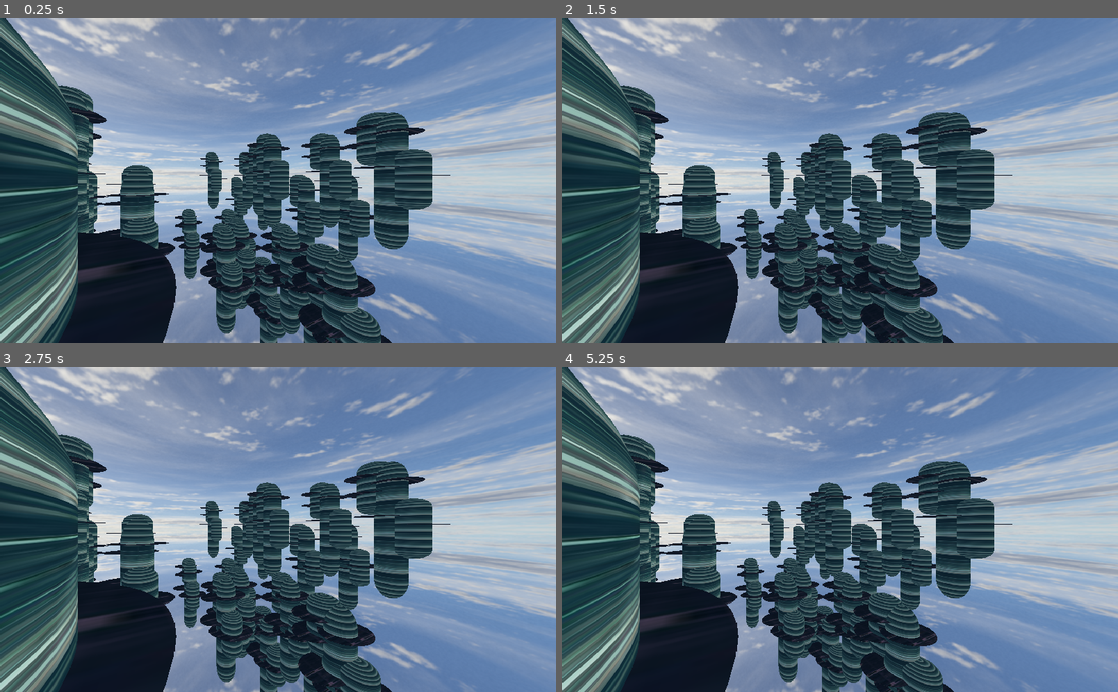
Above: before the commit, frames 1-4 (two rows, left to right).
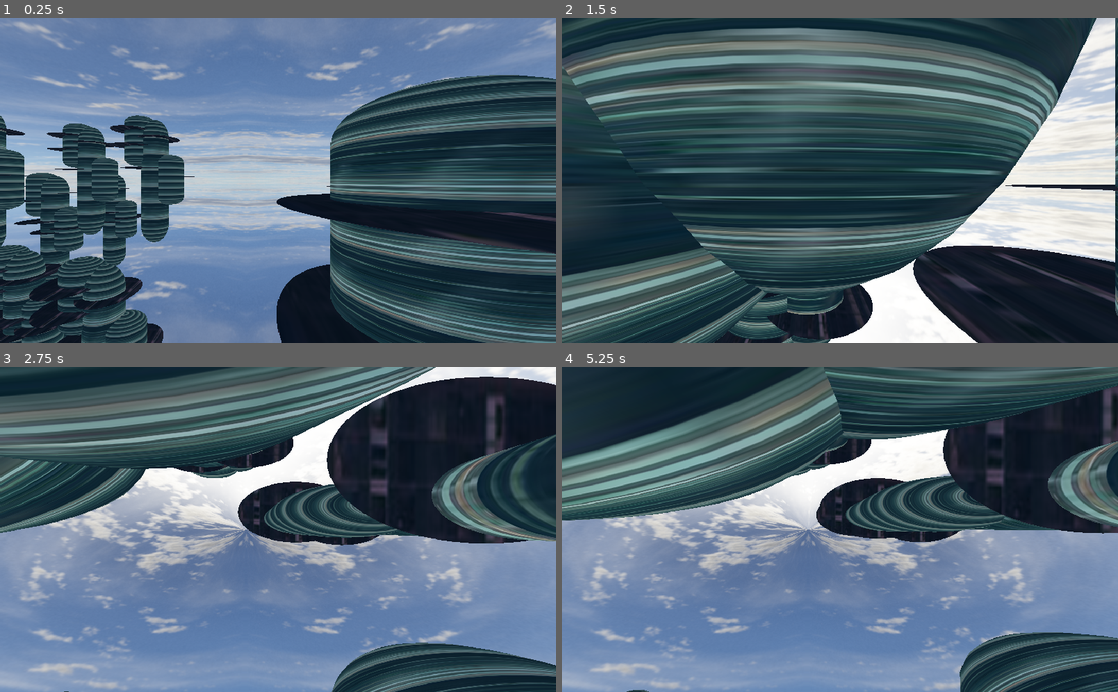
Above: after the commit, the same moments.

Repository: drsounds/FirstPersonVRPlayer
Game: Godot game, scene res://assets/FirstPersonVRPlayer_Example/scenes/VR/VR.tscn
The game is run twice, just before and just after one commit, with the same random seed, the same clock (stepped at 60 frames per second) and the same inputs.
Inputs (mouse positions are in pixels of both pictures, inside the frame that each line leads up to):
- Up to frame 1 (0.25 s): no input
- Up to frame 2 (1.5 s): tap Enter at 0.5 s; move the mouse to (962, 164) at 0.52 s; hold D (right, bound only after the commit) 0.53-1.28 s; hold Tab (standing, bound only after the commit) 0.53-1.28 s; move the mouse to (728, 196) at 1.27 s; hold S (backward, bound only after the commit) from 1.28 s (still down); tap Tab (standing, bound only after the commit) at 1.35 s
- Up to frame 3 (2.75 s): move the mouse to (333, 458) at 2.02 s; release S (backward, bound only after the commit) at 2.03 s; hold D (right, bound only after the commit) from 2.03 s (still down); hold Tab (standing, bound only after the commit) from 2.03 s (still down)
- Up to frame 4 (5.25 s): move the mouse to (812, 594) at 2.77 s; release D (right, bound only after the commit) at 2.78 s; release Tab (standing, bound only after the commit) at 2.78 s; hold W (forward, bound only after the commit) 2.78-3.53 s; tap Tab (standing, bound only after the commit) at 2.85, 4.35 s; move the mouse to (1006, 578) at 3.52 s; hold Tab (standing, bound only after the commit) 3.53-4.28 s; hold A (left, bound only after the commit) 3.53-5.03 s; move the mouse to (673, 480) at 4.27 s; move the mouse to (867, 529) at 5.02 s; hold S (backward, bound only after the commit) from 5.03 s (still down); hold Tab (standing, bound only after the commit) from 5.03 s (still down)

The runs differ from the first frame. In frame 1, 70% of the frame differs, in the area x 0-100%, y 0-100%; in frame 2, 83%; in frame 3, 87%; in frame 4, 89%.

Commit message:
Fixed some movement issues

Diff:
--- a/assets/FirstPersonVRPlayer/ARVROrigin.gd
+++ b/assets/FirstPersonVRPlayer/ARVROrigin.gd
@@ -12,11 +12,10 @@
 
 
 func _input(event):
-	if event is InputEventJoypadButton:
-		if event.is_action_pressed("lying"):
-			rotate_x(PI / 2)
-		if event.is_action_pressed("standing"):
-			rotate_x(PI * 1.5)
+	if event.is_action_pressed("lying"):
+		rotate_x(PI / 2)
+	if event.is_action_pressed("standing"):
+		rotate_x(PI * 1.5)
 
 # Called every frame. 'delta' is the elapsed time since the previous frame.
 #func _process(delta):
--- a/assets/FirstPersonVRPlayer/FirstPersonVRPlayer.gd
+++ b/assets/FirstPersonVRPlayer/FirstPersonVRPlayer.gd
@@ -39,4 +39,4 @@
 			(Input.get_action_strength("forward") - Input.get_action_strength("backward"))
 		)
 
-		var v = move_and_slide(direction * 10)
+		var v = move_and_slide(direction * 10 * -1)
--- a/assets/FirstPersonVRPlayer_Example/scenes/VR/VR.tscn
+++ b/assets/FirstPersonVRPlayer_Example/scenes/VR/VR.tscn
@@ -8,7 +8,7 @@
 script = ExtResource( 2 )
 
 [node name="FirstPersonVRPlayer" parent="." instance=ExtResource( 3 )]
-transform = Transform( 0.511548, 0, 0.859255, 0, 1, 0, -0.859255, 0, 0.511548, 1.76742, -84.8492, -207.119 )
+transform = Transform( 1, 0, 0, 0, 1, 0, 0, 0, 1, 1.76742, -84.8492, -207.119 )
 
 [node name="FuturisticCity" parent="." instance=ExtResource( 1 )]
 transform = Transform( 1, 0, 0, 0, 1, 0, 0, 0, 1, -16.1834, -21.5985, -292.464 )
--- a/project.godot
+++ b/project.godot
@@ -18,11 +18,13 @@
 
 hoist={
 "deadzone": 0.5,
-"events": [  ]
+"events": [ Object(InputEventKey,"resource_local_to_scene":false,"resource_name":"","device":0,"alt":false,"shift":false,"control":false,"meta":false,"command":false,"pressed":false,"scancode":0,"physical_scancode":16777349,"unicode":0,"echo":false,"script":null)
+ ]
 }
 sink={
 "deadzone": 0.5,
-"events": [  ]
+"events": [ Object(InputEventKey,"resource_local_to_scene":false,"resource_name":"","device":0,"alt":false,"shift":false,"control":false,"meta":false,"command":false,"pressed":false,"scancode":0,"physical_scancode":16777347,"unicode":0,"echo":false,"script":null)
+ ]
 }
 lying={
 "deadzone": 0.5,
@@ -30,23 +32,29 @@
 }
 standing={
 "deadzone": 0.5,
-"events": [  ]
+"events": [ Object(InputEventKey,"resource_local_to_scene":false,"resource_name":"","device":0,"alt":false,"shift":false,"control":false,"meta":false,"command":false,"pressed":false,"scancode":0,"physical_scancode":16777218,"unicode":0,"echo":false,"script":null)
+, Object(InputEventKey,"resource_local_to_scene":false,"resource_name":"","device":0,"alt":false,"shift":false,"control":false,"meta":false,"command":false,"pressed":false,"scancode":0,"physical_scancode":167,"unicode":0,"echo":false,"script":null)
+ ]
 }
 forward={
 "deadzone": 0.5,
-"events": [  ]
+"events": [ Object(InputEventKey,"resource_local_to_scene":false,"resource_name":"","device":0,"alt":false,"shift":false,"control":false,"meta":false,"command":false,"pressed":false,"scancode":0,"physical_scancode":87,"unicode":0,"echo":false,"script":null)
+ ]
 }
 backward={
 "deadzone": 0.5,
-"events": [  ]
+"events": [ Object(InputEventKey,"resource_local_to_scene":false,"resource_name":"","device":0,"alt":false,"shift":false,"control":false,"meta":false,"command":false,"pressed":false,"scancode":0,"physical_scancode":83,"unicode":0,"echo":false,"script":null)
+ ]
 }
 left={
 "deadzone": 0.5,
-"events": [  ]
+"events": [ Object(InputEventKey,"resource_local_to_scene":false,"resource_name":"","device":0,"alt":false,"shift":false,"control":false,"meta":false,"command":false,"pressed":false,"scancode":0,"physical_scancode":65,"unicode":0,"echo":false,"script":null)
+ ]
 }
 right={
 "deadzone": 0.5,
-"events": [  ]
+"events": [ Object(InputEventKey,"resource_local_to_scene":false,"resource_name":"","device":0,"alt":false,"shift":false,"control":false,"meta":false,"command":false,"pressed":false,"scancode":0,"physical_scancode":68,"unicode":0,"echo":false,"script":null)
+ ]
 }
 
 [physics]
